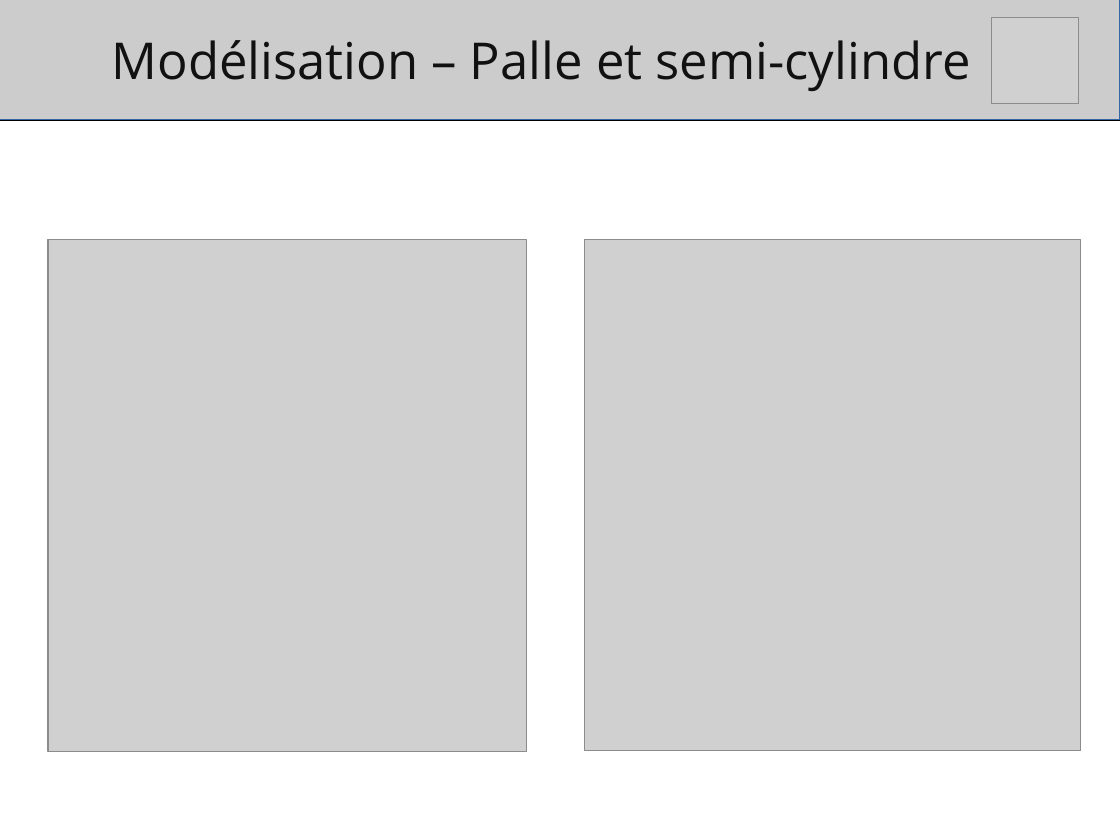
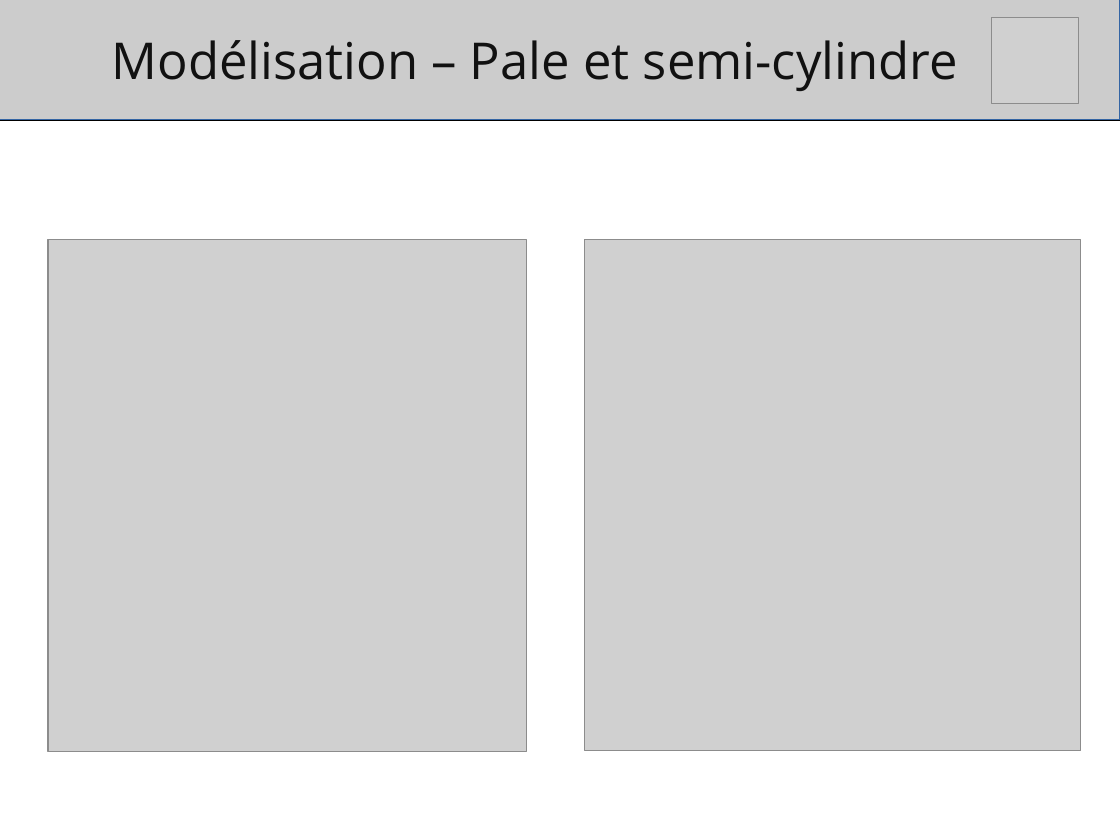
Before and after one commit to julienp17/WaveMirror, a slide deck: slide 6 of presentation/modelisation.odp. Drawn at 1120x840 pixels with LibreOffice and Linux fonts; fonts in the diff are those of the drawing; grey boxes stand for pictures; background and template pictures are left out. Boxes give left, top, right and bottom in pixels: in the first picture for what was removed or moved away, otherwise in the second. Text is boxed around its words. In the diff, an @@ line names an element or a change of style, - is before the commit and + after.

```diff
--- a/presentation/modelisation.odp
+++ b/presentation/modelisation.odp
@@ text at [112,40,958,91]: text changed @@
-Modélisation – Palle et semi-cylindre
+Modélisation – Pale et semi-cylindre
```
Also in this commit, not shown: 7 other slides changed.
